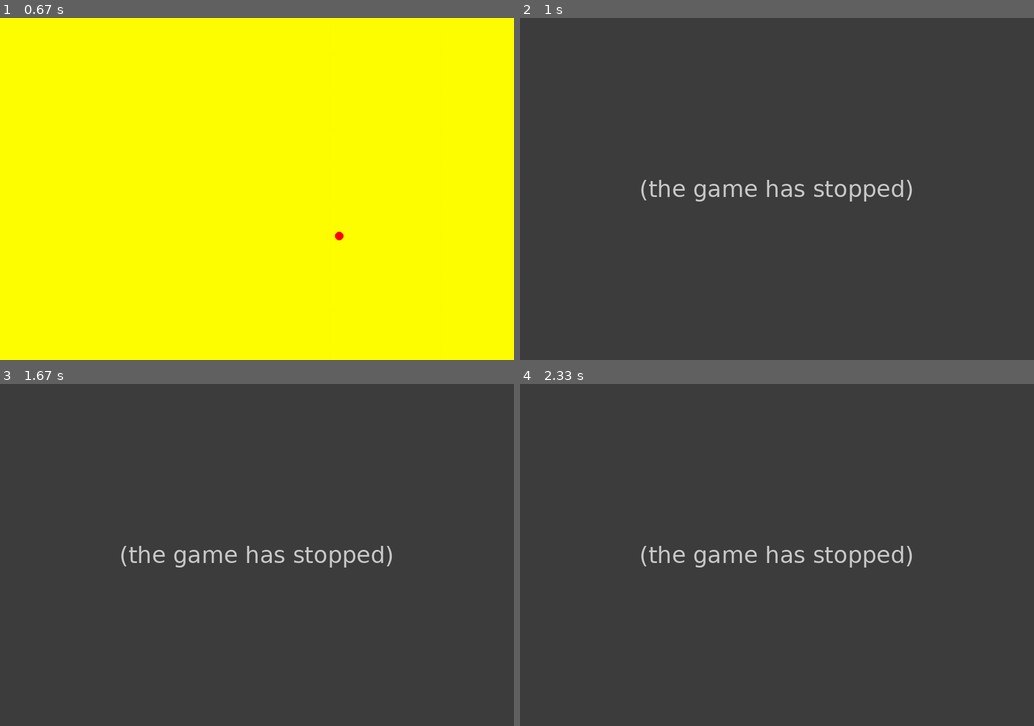
Above: before the commit, frames 1-4 (two rows, left to right).
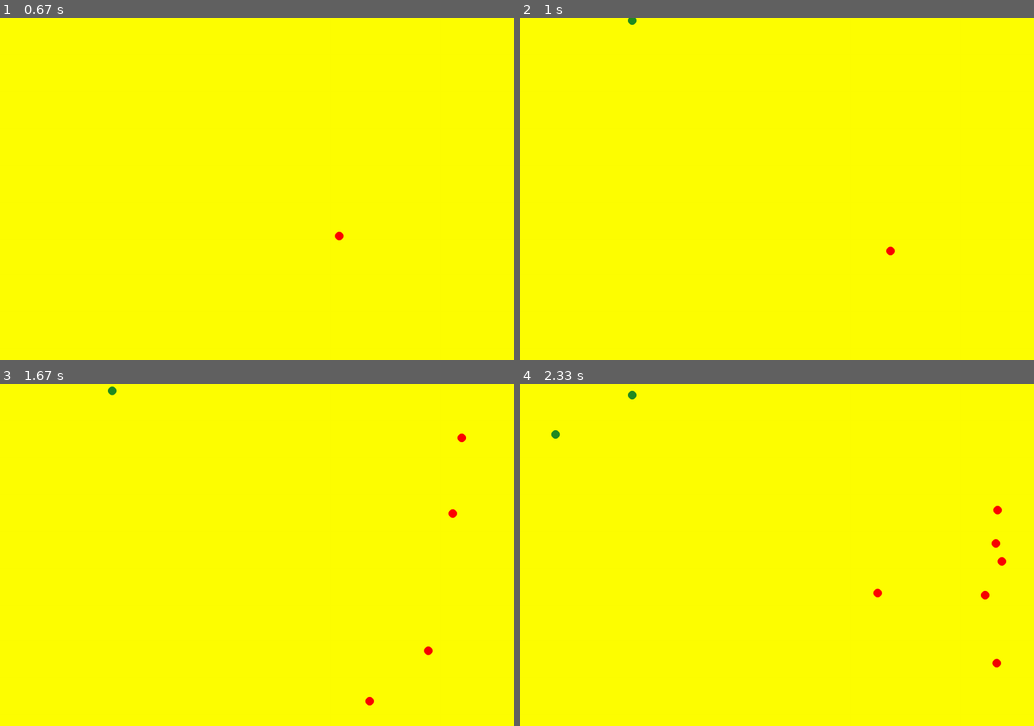
Above: after the commit, the same moments.

Repository: ThiloK1410/boids_pygame
Game: pygame game, started from main.py
Same seed, same stepped clock (60 frames per second), same inputs: the game is played once before the commit and once after it.
Inputs:
- Up to frame 1 (0.67 s): tap Space at 0.33 s
- Up to frame 2 (1 s): tap B at 0.67 s
- Up to frame 3 (1.67 s): tap Space at 1.07, 1.37, 1.57 s
- Up to frame 4 (2.33 s): tap Space at 1.9, 2.2 s; tap B at 1.98 s

Frame 1 is identical in both runs. In frame 2, 100% of the frame differs, in the area x 0-100%, y 0-100%; in frame 3, 100%; in frame 4, 100%.
Error before the commit: AttributeError: 'App' object has no attribute 'actors' (main.py line 33); the game stopped at 0.67 s (later frames are placeholders)

Commit message:
added neuronal network module

Diff:
--- a/Actor.py
+++ b/Actor.py
@@ -6,7 +6,6 @@
 class Actor:
     population = []
     avg_pos = [0.0, 0.0]
-
 
     def __init__(self, surface, x, y, sz=10, dx=0.2, dy=-0.1, f_s=0):
         self.population.append(self)
@@ -24,8 +23,6 @@
         self.food_meter = 100
         self.food_meter_max = 100
 
-    def __del__(self):
-        self.population.remove(self)
 
     @classmethod
     def has_same_sign(cls, x, y):
--- a/Circle.py
+++ b/Circle.py
@@ -9,7 +9,6 @@
 
     def __init__(self, surface, x, y, dx=0, dy=0, sz=20):
         super().__init__(surface, x, y, sz, dx, dy)
-        self.avg_pos = [self.screensize[0]/2, self.screensize[1]/2]
         self.kin.append(self)
         self.flocking_strength = 0.001
 
--- a/Food.py
+++ b/Food.py
@@ -1,6 +1,7 @@
 import pygame
 from Actor import Actor
 import vector_manipulation as vec
+
 
 class Food(Actor):
     def __init__(self, surface, x, y):
@@ -14,3 +15,6 @@
     def move(self):     # Food will be able to move but only when forced
         self.pos = vec.add([self.pos, self.mov])
         self.mov = [0.0, 0.0]
+
+    def food_decay(self):
+        pass
--- /dev/null
+++ b/Neural_network.py
@@ -0,0 +1,61 @@
+import numpy as np
+import math
+
+
+class LayerDense:
+    def __init__(self, n_inputs, n_neurons, sigma_weights, sigma_biases):
+        self.outputs = None
+        self.n_inputs = n_inputs
+        self.n_neurons = n_neurons
+        rng = np.random.default_rng()
+        self.weights = np.array(sigma_weights * rng.standard_normal(size=(n_inputs, n_neurons)))
+        self.biases = np.array(sigma_biases * rng.standard_normal(size=(1, n_neurons)))
+
+    def forward(self, inputs):
+        if not len(inputs) == self.n_inputs:
+            raise ValueError("network layer got wrong number of inputs")
+        self.outputs = np.squeeze(np.dot(inputs, self.weights) + self.biases)
+
+        print(self.outputs.shape)
+
+    def show_weights(self):
+        print(self.weights.shape)
+        print(self.weights)
+
+    def show_biases(self):
+        print(self.biases.shape)
+        print(self.biases)
+
+
+class NeuralNetwork:
+    def __init__(self, shape, sigma_weights=0.1, sigma_biases=0.1):
+        self.outputs = None
+        self.shape = shape
+        self.network = []
+        for i, layer_size in enumerate(shape):
+            if i == 0:
+                continue
+            self.network.append(LayerDense(shape[i-1], shape[i], sigma_weights, sigma_biases))
+
+    def calculate(self, inputs):
+        temp = None
+        for layer in self.network:
+            if layer == self.network[0]:
+                layer.forward(inputs)
+            else:
+                layer.forward(temp)
+            temp = layer.outputs
+        self.outputs = temp
+
+    def print_network(self):
+        for i, x in enumerate(self.network):
+            print(f"Layer {i+1}:")
+            x.show_weights()
+            x.show_biases()
+
+
+if __name__ == "__main__":
+    network = NeuralNetwork([4, 2, 3, 2, 2])
+    network.print_network()
+    network.calculate([1, 2, 3, 4])
+    print(network.outputs)
--- a/main.py
+++ b/main.py
@@ -27,10 +27,9 @@
             if event.key == pygame.K_SPACE:
                 ran_pos = [random.randint(0, self.size[0]), random.randint(0, self.size[1])]
                 new_circle = Circle(self._display_surf, *ran_pos, 8, 4)
-                #self.actors.append(Circle(self._display_surf, *ran_pos, 8, 4))
             if event.key == pygame.K_b:
                 ran_pos = [random.randint(0, self.size[0]), random.randint(0, self.size[1])]
-                self.actors.append(Food(self._display_surf, *ran_pos))
+                new_food = Food(self._display_surf, *ran_pos)
 
     def on_loop(self):
         for i, actor in enumerate(Actor.population):
